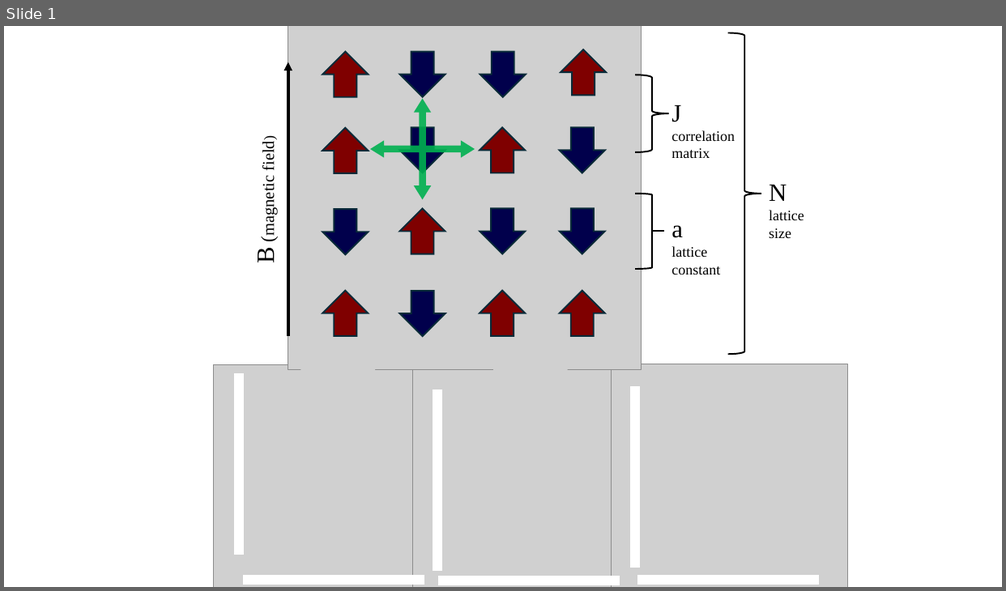
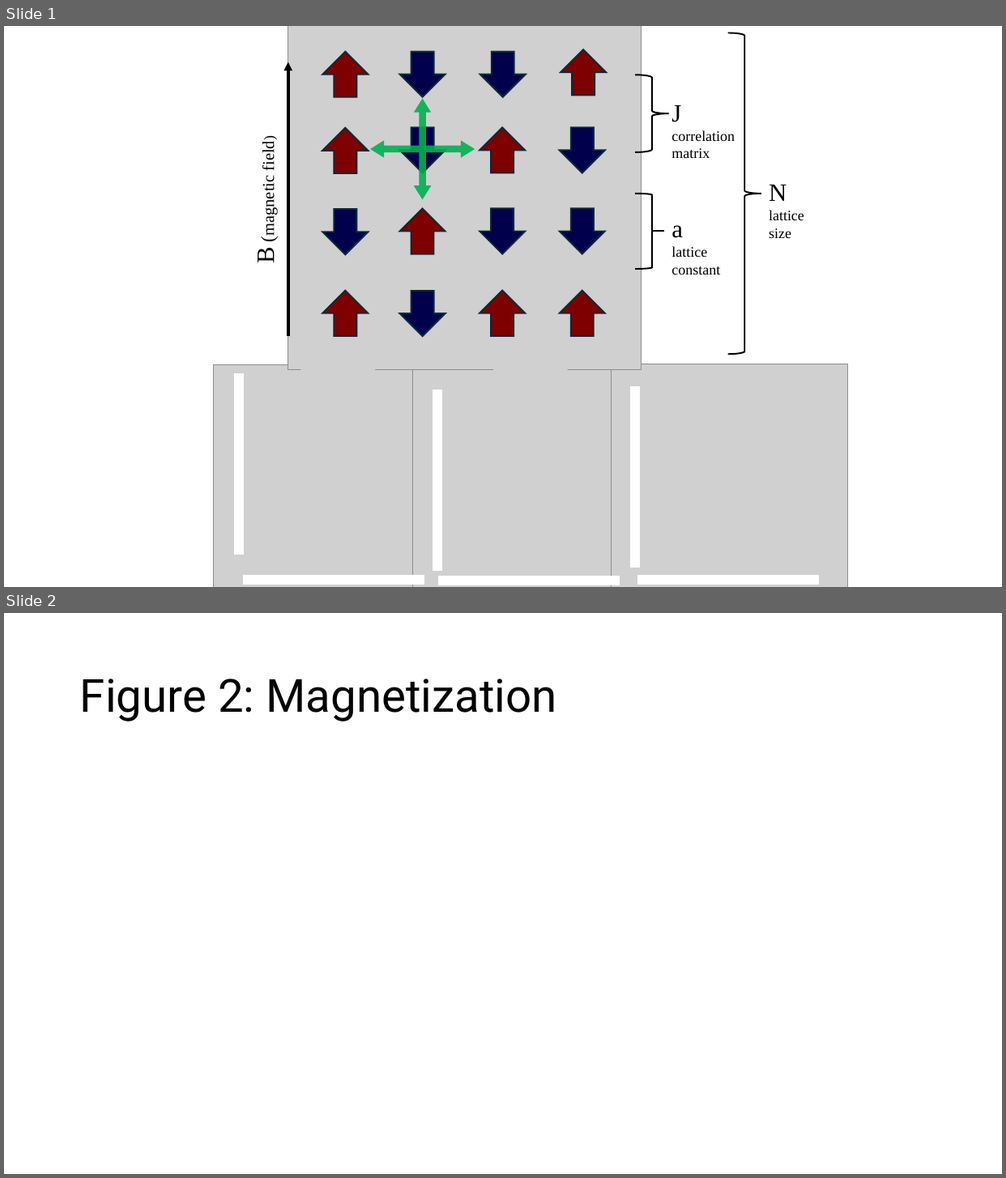
Before and after one commit to pdparakh108/ising, a slide deck: Ising_plots.pptx. Shown one above the other, each under a label of ours: slide 1 before the commit, slides 1 and 2 after it. The pictures are 1006x591 and 1006x1178 pixels, drawn with LibreOffice and Linux fonts; fonts in the diff are those of the drawing; grey boxes stand for pictures. Boxes give left, top, right and bottom in pixels: in the first picture for what was removed or moved away, otherwise in the second. Text is boxed around its words. In the diff, an @@ line names an element or a change of style, - is before the commit and + after.

```diff
--- a/Ising_plots.pptx
+++ b/Ising_plots.pptx
@@ slide 2 added at bbox=[4, 613, 1002, 1174], background #FFFFFF @@
@@ title added at bbox=[80, 679, 557, 722], 44 pt, text #000000 @@
+Figure 2: Magnetization
```
Also in this commit, not shown: 1 other slide added, 1 other file.
